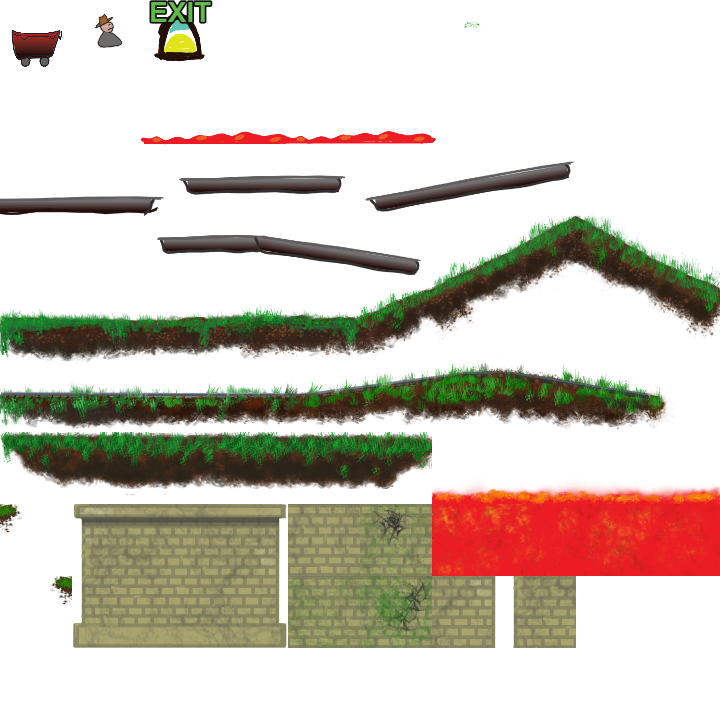
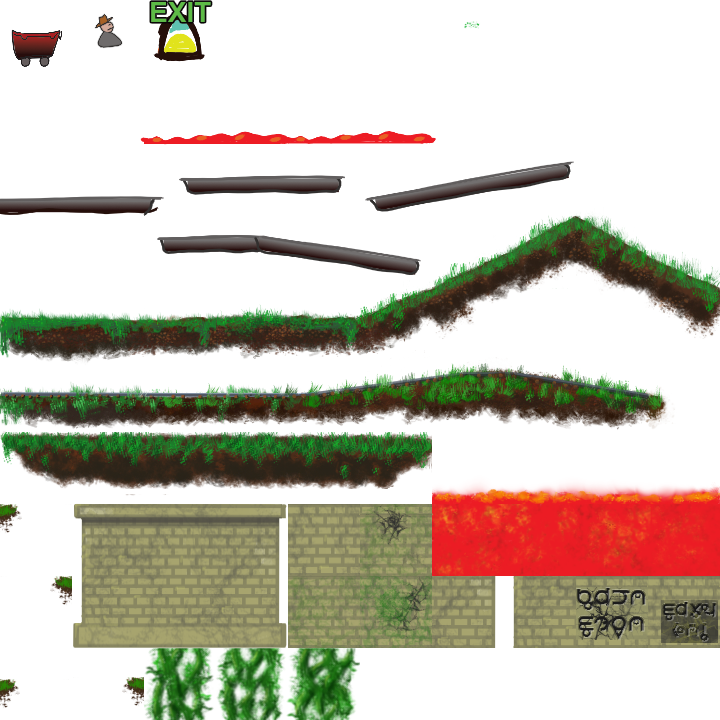
Before/after of a w=720, h=720 layered artwork. What changed in the layer stack:
added layer "Paint Layer 5" above "Alien Text" over [128, 648, 360, 720]
added group "Alien Text" with 10 layers above "End right" over [0, 576, 720, 720]
added layer "Projection" (1st of 7, in "Alien Text") in group "Alien Text" over [0, 648, 164, 720]
added layer "Projection" (2nd of 7, in "Alien Text") in group "Alien Text" over [0, 677, 128, 709]
added layer "Copy of Vector Layer 2 Merged" in group "Alien Text" over [0, 576, 720, 720]
added layer "Copy of Vector Layer 1 Merged" in group "Alien Text" over [0, 576, 720, 720]
added layer "Paint Layer 4" in group "Alien Text" over [576, 576, 720, 648]
added layer "Projection" (3rd of 7, in "Alien Text") in group "Alien Text" over [640, 576, 720, 648]
added layer "Projection" (4th of 7, in "Alien Text") in group "Alien Text" over [256, 576, 704, 704]
painted on "End right" over [0, 677, 128, 704]
moved "Projection" (5th of 7, in "Ruins") into group "Ruins" over [576, 576, 640, 648]
painted on "Copy of Projection Merged" over [256, 648, 360, 720]
painted on "Copy of Projection" (2nd of 2, in "Ruins") over [256, 648, 360, 720]
painted on "Paint Layer 2" over [68, 648, 320, 704]
painted on "Ruins" (2nd of 2, in "Ruins") over [68, 648, 320, 704]
painted on "Paint Layer 1" over [68, 648, 320, 704]
painted on "tracks" over [576, 576, 705, 603]
painted on "Lava" over [576, 576, 720, 648]
painted on "Grass" over [0, 576, 720, 720]
painted on "Ground" over [151, 576, 720, 649]
painted on "cart.png" over [0, 576, 720, 720]
